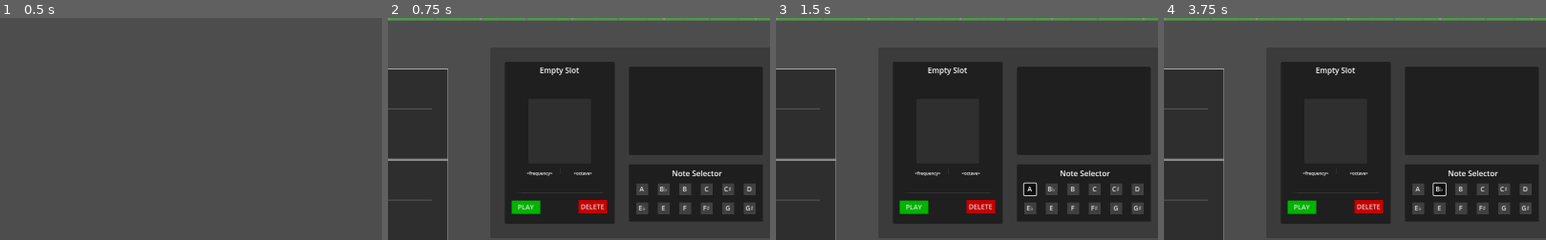
Above: before the commit, frames 1-4 (left to right).
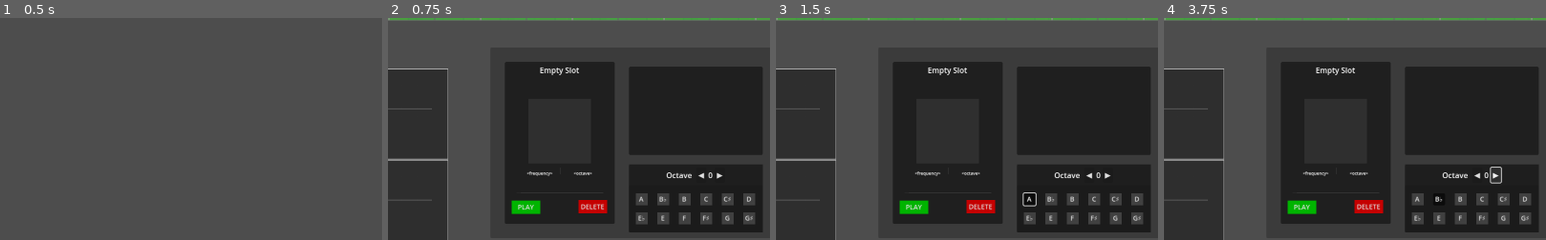
Above: after the commit, the same moments.

Repository: levyy7/Phantom-Frequencies
Game: Godot game, scene res://main_scene.tscn
Two runs of this game, one before a commit and one after it. Both use one fixed random seed, a clock stepped at 60 frames per second and the inputs below.
Inputs (mouse positions are % of the whole screen's width and height, from its top left):
- Up to frame 1 (0.5 s): no input
- Up to frame 2 (0.75 s): click "level0" at 0.5 s
- Up to frame 3 (1.5 s): click "A" at 1.25 s
- Up to frame 4 (3.75 s): click (87, 80) at 2 s, where only the run after the commit has a clickable "◀"; click "B♭" at 2.75 s; click (90, 80) at 3.5 s, where only the run after the commit has a clickable "▶"
The pictures show only the part of the screen within x 46-96%, y 45-95%; the shares and areas given below are measured in that part.

Frame 1 is identical in both runs. In frame 2, 4.1% of the frame differs, in the area x 63-98%, y 68-97%; in frame 3, 4.1%; in frame 4, 4.2%, in the area x 63-98%, y 66-97%.

Commit message:
implement octave changing

Diff:
--- a/shooter/shooter.gd
+++ b/shooter/shooter.gd
@@ -82,9 +82,9 @@
 	add_child(bullet)
 
 
-func update_frequency(note_name: String) -> void:
-	current_frequency_index = NOTE_TO_INDEX[note_name]
-	current_name = note_name
+func update_frequency(note: Note) -> void:
+	current_frequency_index = NOTE_TO_INDEX[note.name]
+	current_name = note.name
 
 
 func next_frequency() -> bool:
--- /dev/null
+++ b/sound/note.gd
@@ -0,0 +1,9 @@
+class_name Note
+extends RefCounted
+
+var name: String
+var octave: int
+
+func _init(name: String, octave: int) -> void:
+    self.name = name
+    self.octave = octave
--- a/towers/tower_slot.gd
+++ b/towers/tower_slot.gd
@@ -9,7 +9,7 @@
 var current_shooter: Shooter = null
 
 
-func add_shooter(note: String) -> void:
+func add_shooter(note: Note) -> void:
 	var shooter = ShooterScene.instantiate()
 	shooter.position = self.size / 2
 	shooter.visible = true
--- /dev/null
+++ b/ui/TowerChangePanel.gd
@@ -0,0 +1,44 @@
+class_name TowerChangePanel
+extends Panel
+
+const MIN_OCTAVE := -1
+const MAX_OCTAVE := 2
+const DEFAULT_OCTAVE := 0
+
+var current_octave := DEFAULT_OCTAVE
+
+@onready var octave_label = $OctaveContainer/OctaveControls/OctaveLabel
+@onready var up_button = $OctaveContainer/OctaveControls/UpButton
+@onready var down_button = $OctaveContainer/OctaveControls/DownButton
+
+func _ready() -> void:
+	up_button.pressed.connect(_on_up_pressed)
+	down_button.pressed.connect(_on_down_pressed)
+	_update_octave_display()
+
+func _on_up_pressed() -> void:
+	_increment_octave()
+
+func _on_down_pressed() -> void:
+	_decrement_octave()
+
+func _increment_octave() -> bool:
+	if current_octave < MAX_OCTAVE:
+		current_octave += 1
+		_update_octave_display()
+		return true
+	return false
+
+func _decrement_octave() -> bool:
+	if current_octave > MIN_OCTAVE:
+		current_octave -= 1
+		_update_octave_display()
+		return true
+	return false
+
+func _update_octave_display() -> void:
+	octave_label.text = str(current_octave)
+
+func toNote(button: Button) -> Note:
+	var note_name = button.text
+	return Note.new(note_name, current_octave)
--- a/ui/TowerUI.tscn
+++ b/ui/TowerUI.tscn
@@ -1,6 +1,7 @@
-[gd_scene load_steps=6 format=3 uid="uid://b67t084jvaek4"]
+[gd_scene load_steps=7 format=3 uid="uid://b67t084jvaek4"]
 
 [ext_resource type="Script" path="res://ui/tower_ui.gd" id="1_l8krk"]
+[ext_resource type="Script" path="res://ui/TowerChangePanel.gd" id="2_e0pfp"]
 
 [sub_resource type="StyleBoxFlat" id="StyleBoxFlat_h741e"]
 bg_color = Color(0.23212, 0.23212, 0.23212, 1)
@@ -134,10 +135,11 @@
 offset_left = 290.0
 offset_top = 245.0
 offset_right = 570.0
-offset_bottom = 365.0
+offset_bottom = 388.0
 
 [node name="Tower Change Panel" type="Panel" parent="PanelContainer/Panel/PanelContainer2"]
 layout_mode = 2
+script = ExtResource("2_e0pfp")
 
 [node name="ColorRect" type="ColorRect" parent="PanelContainer/Panel/PanelContainer2/Tower Change Panel"]
 layout_mode = 1
@@ -148,142 +150,183 @@
 grow_vertical = 2
 color = Color(0.181845, 0.118863, 0.0458397, 1)
 
-[node name="Label" type="Label" parent="PanelContainer/Panel/PanelContainer2/Tower Change Panel"]
-layout_direction = 1
-layout_mode = 0
-offset_left = 90.0
+[node name="OctaveContainer" type="HBoxContainer" parent="PanelContainer/Panel/PanelContainer2/Tower Change Panel"]
+layout_mode = 1
+anchors_preset = 5
+anchor_left = 0.5
+anchor_right = 0.5
+offset_left = -100.0
 offset_top = 7.0
-offset_right = 190.0
+offset_right = 100.0
 offset_bottom = 30.0
-text = "Note Selector"
-
-[node name="Button1" type="Button" parent="PanelContainer/Panel/PanelContainer2/Tower Change Panel"]
-layout_mode = 0
-offset_left = 15.0
-offset_top = 40.0
-offset_right = 40.0
-offset_bottom = 65.0
+grow_horizontal = 2
+alignment = 1
+
+[node name="Label" type="Label" parent="PanelContainer/Panel/PanelContainer2/Tower Change Panel/OctaveContainer"]
+layout_mode = 2
+text = "Octave "
+
+[node name="OctaveControls" type="HBoxContainer" parent="PanelContainer/Panel/PanelContainer2/Tower Change Panel/OctaveContainer"]
+layout_mode = 2
+alignment = 1
+
+[node name="DownButton" type="Button" parent="PanelContainer/Panel/PanelContainer2/Tower Change Panel/OctaveContainer/OctaveControls"]
+layout_mode = 2
+text = "◀"
+
+[node name="OctaveLabel" type="Label" parent="PanelContainer/Panel/PanelContainer2/Tower Change Panel/OctaveContainer/OctaveControls"]
+layout_mode = 2
+theme_override_constants/outline_size = 0
+text = "0"
+horizontal_alignment = 1
+
+[node name="UpButton" type="Button" parent="PanelContainer/Panel/PanelContainer2/Tower Change Panel/OctaveContainer/OctaveControls"]
+layout_mode = 2
+text = "▶"
+
+[node name="NoteButtonsContainer" type="Panel" parent="PanelContainer/Panel/PanelContainer2/Tower Change Panel"]
+layout_mode = 0
+offset_top = 44.0
+offset_right = 280.0
+offset_bottom = 143.0
+
+[node name="ColorRect" type="ColorRect" parent="PanelContainer/Panel/PanelContainer2/Tower Change Panel/NoteButtonsContainer"]
+visible = false
+layout_mode = 1
+anchors_preset = 15
+anchor_right = 1.0
+anchor_bottom = 1.0
+grow_horizontal = 2
+grow_vertical = 2
+color = Color(0.181845, 0.118863, 0.0458397, 1)
+
+[node name="Button1" type="Button" parent="PanelContainer/Panel/PanelContainer2/Tower Change Panel/NoteButtonsContainer"]
+layout_mode = 0
+offset_left = 14.0
+offset_top = 17.0
+offset_right = 39.0
+offset_bottom = 42.0
 theme_override_font_sizes/font_size = 14
 theme_override_styles/normal = SubResource("StyleBoxFlat_q6wcx")
 toggle_mode = true
 text = "A"
 
-[node name="Button2" type="Button" parent="PanelContainer/Panel/PanelContainer2/Tower Change Panel"]
-layout_mode = 0
-offset_left = 60.0
-offset_top = 40.0
-offset_right = 85.0
-offset_bottom = 65.0
+[node name="Button2" type="Button" parent="PanelContainer/Panel/PanelContainer2/Tower Change Panel/NoteButtonsContainer"]
+layout_mode = 0
+offset_left = 59.0
+offset_top = 17.0
+offset_right = 84.0
+offset_bottom = 42.0
 theme_override_font_sizes/font_size = 14
 theme_override_styles/normal = SubResource("StyleBoxFlat_q6wcx")
 toggle_mode = true
 text = "B♭"
 
-[node name="Button3" type="Button" parent="PanelContainer/Panel/PanelContainer2/Tower Change Panel"]
-layout_mode = 0
-offset_left = 105.0
-offset_top = 40.0
-offset_right = 130.0
-offset_bottom = 65.0
+[node name="Button3" type="Button" parent="PanelContainer/Panel/PanelContainer2/Tower Change Panel/NoteButtonsContainer"]
+layout_mode = 0
+offset_left = 104.0
+offset_top = 17.0
+offset_right = 129.0
+offset_bottom = 42.0
 theme_override_font_sizes/font_size = 14
 theme_override_styles/normal = SubResource("StyleBoxFlat_q6wcx")
 toggle_mode = true
 text = "B"
 
-[node name="Button4" type="Button" parent="PanelContainer/Panel/PanelContainer2/Tower Change Panel"]
-layout_mode = 0
-offset_left = 150.0
-offset_top = 40.0
-offset_right = 175.0
-offset_bottom = 65.0
+[node name="Button4" type="Button" parent="PanelContainer/Panel/PanelContainer2/Tower Change Panel/NoteButtonsContainer"]
+layout_mode = 0
+offset_left = 149.0
+offset_top = 17.0
+offset_right = 174.0
+offset_bottom = 42.0
 theme_override_font_sizes/font_size = 14
 theme_override_styles/normal = SubResource("StyleBoxFlat_q6wcx")
 toggle_mode = true
 text = "C"
 
-[node name="Button5" type="Button" parent="PanelContainer/Panel/PanelContainer2/Tower Change Panel"]
-layout_mode = 0
-offset_left = 195.0
-offset_top = 40.0
-offset_right = 220.0
-offset_bottom = 65.0
+[node name="Button5" type="Button" parent="PanelContainer/Panel/PanelContainer2/Tower Change Panel/NoteButtonsContainer"]
+layout_mode = 0
+offset_left = 194.0
+offset_top = 17.0
+offset_right = 219.0
+offset_bottom = 42.0
 theme_override_font_sizes/font_size = 14
 theme_override_styles/normal = SubResource("StyleBoxFlat_q6wcx")
 toggle_mode = true
 text = "C♯"
 
-[node name="Button6" type="Button" parent="PanelContainer/Panel/PanelContainer2/Tower Change Panel"]
-layout_mode = 0
-offset_left = 240.0
-offset_top = 40.0
-offset_right = 265.0
-offset_bottom = 65.0
+[node name="Button6" type="Button" parent="PanelContainer/Panel/PanelContainer2/Tower Change Panel/NoteButtonsContainer"]
+layout_mode = 0
+offset_left = 239.0
+offset_top = 17.0
+offset_right = 264.0
+offset_bottom = 42.0
 theme_override_font_sizes/font_size = 14
 theme_override_styles/normal = SubResource("StyleBoxFlat_q6wcx")
 toggle_mode = true
 text = "D"
 
-[node name="Button7" type="Button" parent="PanelContainer/Panel/PanelContainer2/Tower Change Panel"]
-layout_mode = 0
-offset_left = 15.0
-offset_top = 80.0
-offset_right = 40.0
-offset_bottom = 105.0
+[node name="Button7" type="Button" parent="PanelContainer/Panel/PanelContainer2/Tower Change Panel/NoteButtonsContainer"]
+layout_mode = 0
+offset_left = 14.0
+offset_top = 57.0
+offset_right = 39.0
+offset_bottom = 82.0
 theme_override_font_sizes/font_size = 14
 theme_override_styles/normal = SubResource("StyleBoxFlat_q6wcx")
 toggle_mode = true
 text = "E♭"
 
-[node name="Button8" type="Button" parent="PanelContainer/Panel/PanelContainer2/Tower Change Panel"]
-layout_mode = 0
-offset_left = 60.0
-offset_top = 80.0
-offset_right = 85.0
-offset_bottom = 105.0
+[node name="Button8" type="Button" parent="PanelContainer/Panel/PanelContainer2/Tower Change Panel/NoteButtonsContainer"]
+layout_mode = 0
+offset_left = 59.0
+offset_top = 57.0
+offset_right = 84.0
+offset_bottom = 82.0
 theme_override_font_sizes/font_size = 14
 theme_override_styles/normal = SubResource("StyleBoxFlat_q6wcx")
 toggle_mode = true
 text = "E"
 
-[node name="Button9" type="Button" parent="PanelContainer/Panel/PanelContainer2/Tower Change Panel"]
-layout_mode = 0
-offset_left = 105.0
-offset_top = 80.0
-offset_right = 130.0
-offset_bottom = 105.0
+[node name="Button9" type="Button" parent="PanelContainer/Panel/PanelContainer2/Tower Change Panel/NoteButtonsContainer"]
+layout_mode = 0
+offset_left = 104.0
+offset_top = 57.0
+offset_right = 129.0
+offset_bottom = 82.0
 theme_override_font_sizes/font_size = 14
 theme_override_styles/normal = SubResource("StyleBoxFlat_q6wcx")
 toggle_mode = true
 text = "F"
 
-[node name="Button10" type="Button" parent="PanelContainer/Panel/PanelContainer2/Tower Change Panel"]
-layout_mode = 0
-offset_left = 150.0
-offset_top = 80.0
-offset_right = 175.0
-offset_bottom = 105.0
+[node name="Button10" type="Button" parent="PanelContainer/Panel/PanelContainer2/Tower Change Panel/NoteButtonsContainer"]
+layout_mode = 0
+offset_left = 149.0
+offset_top = 57.0
+offset_right = 174.0
+offset_bottom = 82.0
 theme_override_font_sizes/font_size = 14
 theme_override_styles/normal = SubResource("StyleBoxFlat_q6wcx")
 toggle_mode = true
 text = "F♯"
 
-[node name="Button11" type="Button" parent="PanelContainer/Panel/PanelContainer2/Tower Change Panel"]
-layout_mode = 0
-offset_left = 195.0
-offset_top = 80.0
-offset_right = 220.0
-offset_bottom = 105.0
+[node name="Button11" type="Button" parent="PanelContainer/Panel/PanelContainer2/Tower Change Panel/NoteButtonsContainer"]
+layout_mode = 0
+offset_left = 194.0
+offset_top = 57.0
+offset_right = 219.0
+offset_bottom = 82.0
 theme_override_font_sizes/font_size = 14
 theme_override_styles/normal = SubResource("StyleBoxFlat_q6wcx")
 toggle_mode = true
 text = "G"
 
-[node name="Button12" type="Button" parent="PanelContainer/Panel/PanelContainer2/Tower Change Panel"]
-layout_mode = 0
-offset_left = 240.0
-offset_top = 80.0
-offset_right = 265.0
-offset_bottom = 105.0
+[node name="Button12" type="Button" parent="PanelContainer/Panel/PanelContainer2/Tower Change Panel/NoteButtonsContainer"]
+layout_mode = 0
+offset_left = 239.0
+offset_top = 57.0
+offset_right = 264.0
+offset_bottom = 82.0
 theme_override_font_sizes/font_size = 14
 theme_override_styles/normal = SubResource("StyleBoxFlat_q6wcx")
 toggle_mode = true
--- a/ui/tower_ui.gd
+++ b/ui/tower_ui.gd
@@ -8,12 +8,15 @@
 
 var _glow_manager: GlowManager
 
+var octave_offset: int = 0
 @onready var infoPanel = $"PanelContainer/Panel/PanelContainer/Information Panel"
 @onready var mainScene = get_tree().get_root().get_node("MainScene")
+@onready var TowerChangePanel: TowerChangePanel = $"PanelContainer/Panel/PanelContainer2/Tower Change Panel"
+
 
 # Called when the node enters the scene tree for the first time.
 func _ready() -> void:
-	var towerChangePanel = $"PanelContainer/Panel/PanelContainer2/Tower Change Panel"
+	var towerChangePanel = $"PanelContainer/Panel/PanelContainer2/Tower Change Panel/NoteButtonsContainer"
 
 	for i in range(1, 13):
 		changeButtons.append(towerChangePanel.get_node("Button%d" % i))
@@ -86,16 +89,17 @@
 		if button != pressed_button:
 			button.button_pressed = false
 
+	if currentSlot != null:
+		var note: Note = TowerChangePanel.toNote(pressed_button)
 
-	if currentSlot != null:
 		if currentTower != null:
-			currentTower.update_frequency(pressed_button.text)
+			currentTower.update_frequency(note)
 		else:
 			if (mainScene.moves_remaining == 0):
 				print("out of moves for this round")
 				return
 			mainScene.moves_remaining -= 1
-			currentSlot.add_shooter(pressed_button.text)
+			currentSlot.add_shooter(note)
 			currentTower = currentSlot.current_shooter
 			assert(currentTower != null)
 
